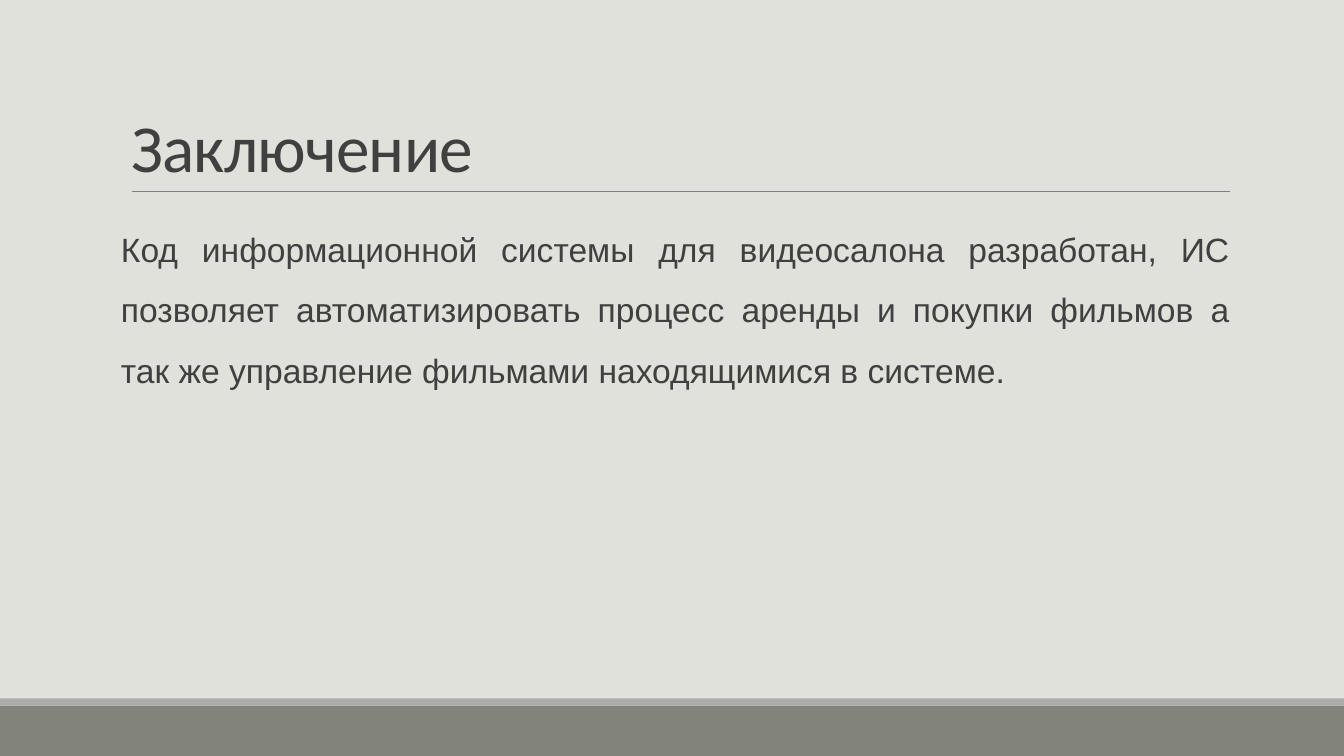
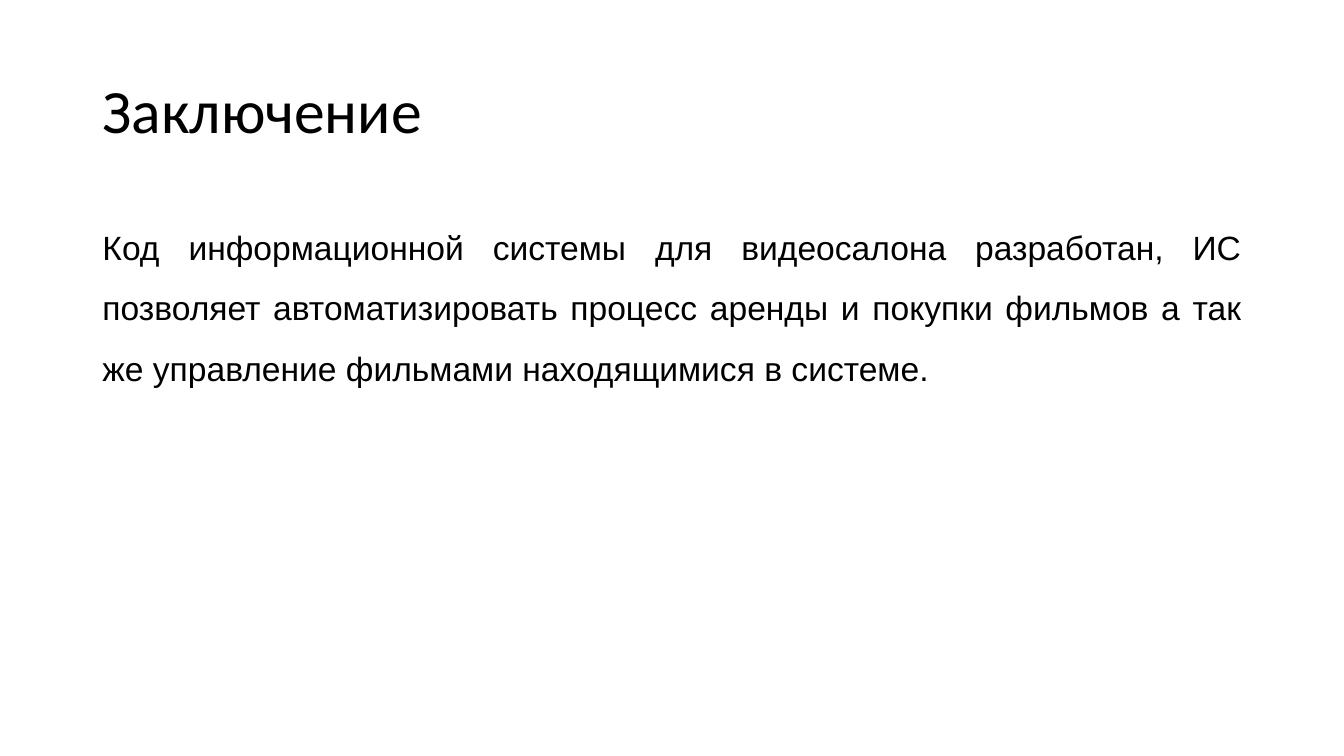
Before and after one commit to H3LLG0/Cursovoi, a slide deck: slide 13 of DOCS/презентация к карсовому проекту.pptx. Drawn at 1344x756 pixels with LibreOffice and Linux fonts; fonts in the diff are those of the drawing. Boxes give left, top, right and bottom in pixels: in the first picture for what was removed or moved away, otherwise in the second. Text is boxed around its words. In the diff, an @@ line names an element or a change of style, - is before the commit and + after.

```diff
--- a/DOCS/презентация к карсовому проекту.pptx
+++ b/DOCS/презентация к карсовому проекту.pptx
@@ background #E1E1DB to #FFFFFF @@
@@ title "Заключение": place and size @@
-title "Заключение" at (131, 128, 473, 173)
+title "Заключение" at (102, 93, 421, 134)
@@ title "Заключение" at (102, 93, 421, 134): size 48 to 44 pt, text colour #404040 to #000000, letter spacing -0.5 to 0 pt; line spacing 0.85 to 0.9; vertical alignment bottom to middle @@
@@ text "Код информационной системы для видеосалона ...": place and size @@
-text "Код информационной системы для видеосалона ..." at (121, 237, 1230, 390)
+text "Код информационной системы для видеосалона ..." at (102, 235, 1241, 388)
@@ text "Код информационной системы для видеосалона ..." at (102, 235, 1241, 388): text colour #404040 to #000000; less space between paragraphs @@
@@ line removed from (132, 192) to (1231, 192) @@
@@ rectangle removed at (0, 706, 1344, 756) @@
@@ rectangle removed at (0, 699, 1344, 706) @@
```
Also in this commit, not shown: 12 other slides changed, 1 slide added, 1 slide removed, 16 other files.
